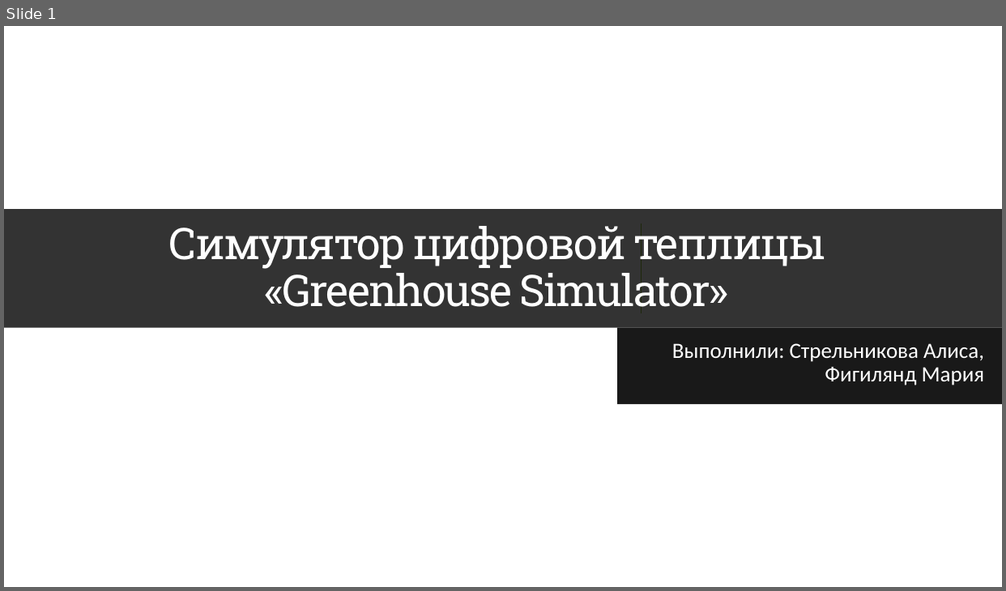
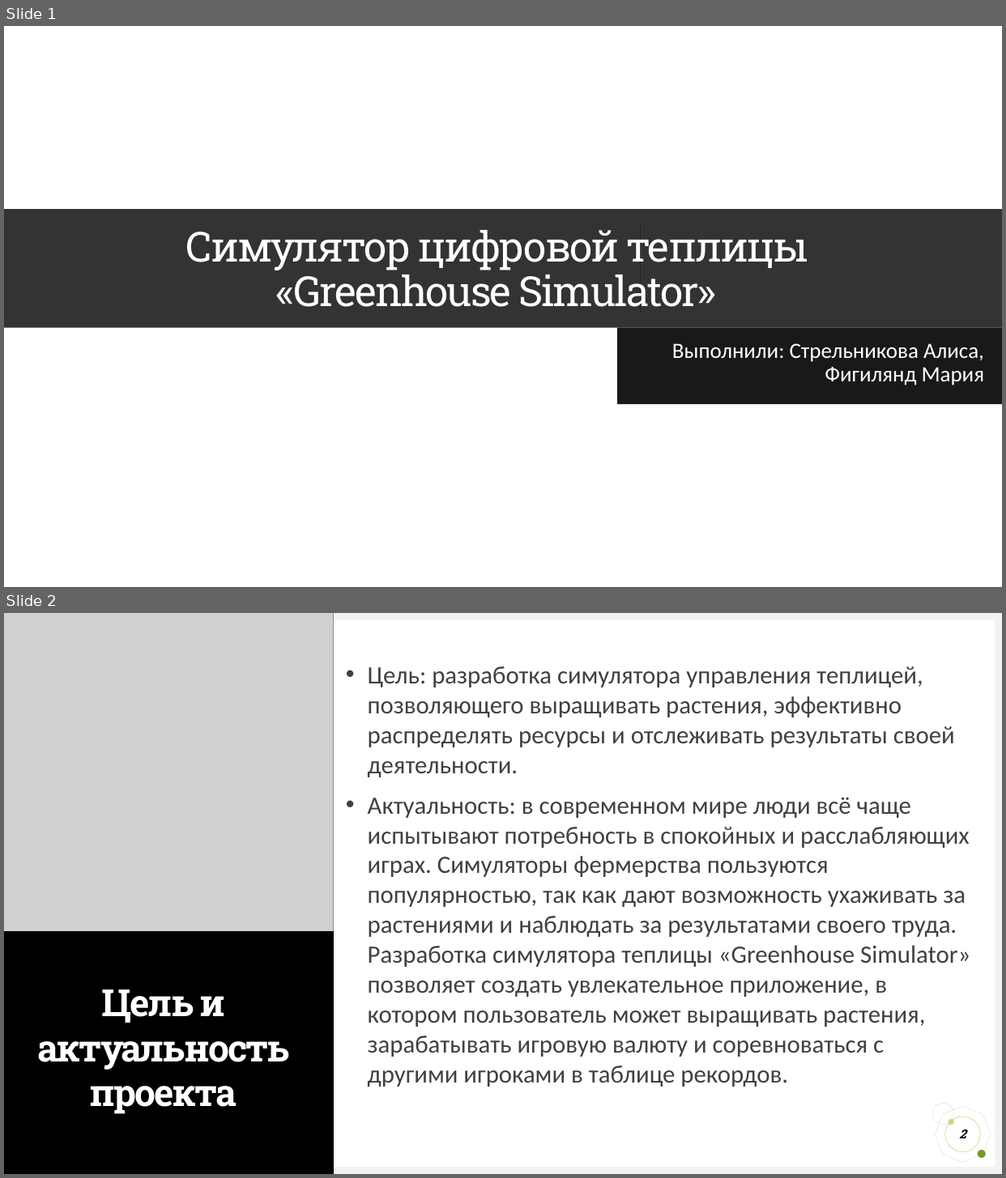
Before and after one commit to TenebressA1/GreenhouseSimulator, a slide deck: Презентация_Greenhouse.pptx. Shown one above the other, each under a label of ours: slide 1 before the commit, slides 1 and 2 after it. The pictures are 1006x591 and 1006x1178 pixels, drawn with LibreOffice and Linux fonts; fonts in the diff are those of the drawing; grey boxes stand for pictures; background and template pictures are left out. Boxes give left, top, right and bottom in pixels: in the first picture for what was removed or moved away, otherwise in the second. Text is boxed around its words. In the diff, an @@ line names an element or a change of style, - is before the commit and + after.

```diff
--- a/Презентация_Greenhouse.pptx
+++ b/Презентация_Greenhouse.pptx
@@ slide 2 added at box(4, 613, 1002, 1174), background #FFFFFF @@
@@ rectangle added at box(4, 613, 1002, 619), fill #F2F2F2 @@
@@ rectangle added at box(4, 613, 11, 1174), fill #F2F2F2 @@
@@ picture added at box(4, 613, 334, 931) @@
@@ rectangle added at box(995, 613, 1002, 1174), fill #F2F2F2 @@
@@ text added at box(368, 666, 970, 1087), 24 pt, text #404040 @@
+• Цель: разработка симулятора управления теплицей, позволяющего выращивать растения, эффективно распределять ресурсы и отслеживать результаты своей деятельности.
+• Актуальность: в современном мире люди всё чаще испытывают потребность в спокойных и расслабляющих играх. Симуляторы фермерства пользуются популярностью, так как дают возможность ухаживать за растениями и наблюдать за результатами своего труда. Разработка симулятора теплицы «Greenhouse Simulator» позволяет создать увлекательное приложение, в котором пользователь может выращивать растения, зарабатывать игровую валюту и соревноваться с другими игроками в таблице рекордов.
@@ title added at box(4, 931, 334, 1174), fill #000000, 36 pt, text #FFFFFF, bold @@
+Цель и актуальность проекта
@@ rectangle added at box(727, 1117, 928, 1152), fill #FFFFFF, outline #FFFFFF 1 pt @@
@@ octagon added at box(929, 1101, 996, 1168), outline #D9D9D9 0.25 pt @@
@@ ellipse added at box(932, 1103, 953, 1124), outline #D9D9D9 0.25 pt @@
@@ page number added at box(945, 1117, 980, 1152), outline #9ACB39 0.25 pt, 12 pt, text #000000, bold, italic @@
+2
@@ ellipse added at box(948, 1119, 954, 1125), fill #C2E088 @@
@@ rectangle added at box(4, 1168, 1002, 1174), fill #F2F2F2 @@
@@ ellipse added at box(978, 1151, 987, 1159), fill #749A29 @@
@@ slide 1 changed as well @@
@@ title "Симулятор цифровой теплицы «Greenhouse Simulator»" at box(4, 209, 1002, 328): size 42 to 40 pt @@
@@ line (641, 224) - (641, 314): stroke #9ACB39 0.5 pt to #9ACB39 0.75 pt @@
```
Also in this commit, not shown: 12 other slides changed, 3 other slides added, 11 slides removed, 1 other file.
